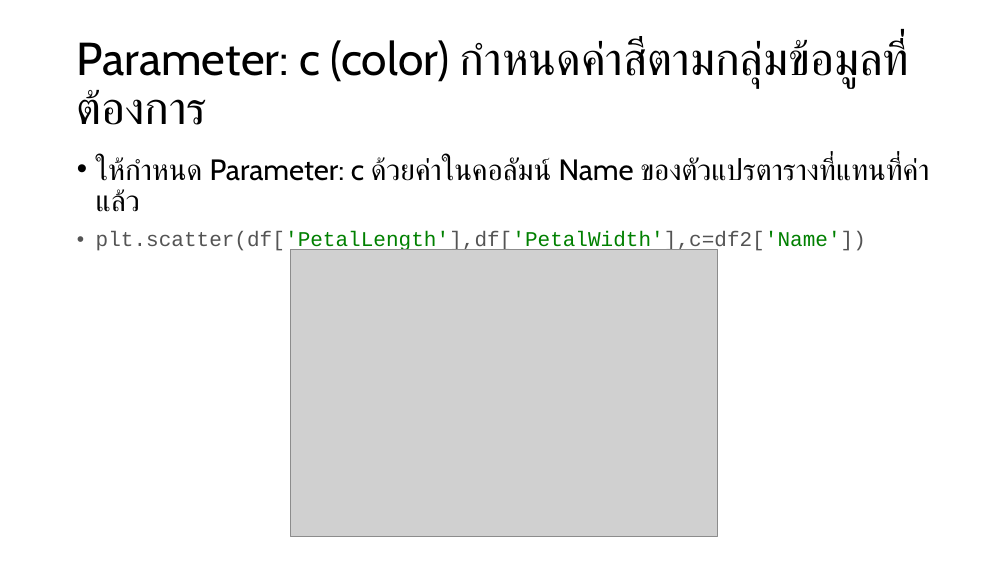
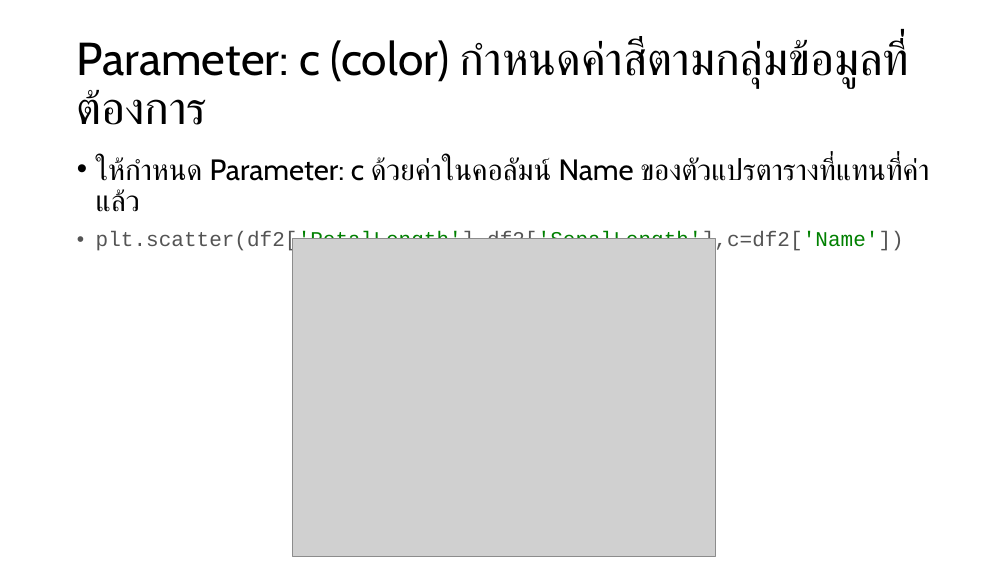
Before and after one commit to tohnperfect/Course-DS-Programming-and-Data-Viz, a slide deck: slide 7 of PPT/Class period 12.pptx. Drawn at 1008x567 pixels with LibreOffice and Linux fonts; fonts in the diff are those of the drawing; grey boxes stand for pictures. Boxes give left, top, right and bottom in pixels: in the first picture for what was removed or moved away, otherwise in the second. Text is boxed around its words. In the diff, an @@ line names an element or a change of style, - is before the commit and + after.

```diff
--- a/PPT/Class period 12.pptx
+++ b/PPT/Class period 12.pptx
@@ text at bbox=[96, 231, 904, 253]: text changed; text colour #008000 to #545454 @@
-• plt.scatter(df['PetalLength'],df['PetalWidth'],c=df2['Name'])
+• plt.scatter(df2['PetalLength'],df2['SepalLength'],c=df2['Name'])
@@ picture: place and size @@
-picture at bbox=[291, 250, 718, 538]
+picture at bbox=[293, 238, 715, 557]
```
Also in this commit, not shown: 4 other slides changed, 4 other files.
